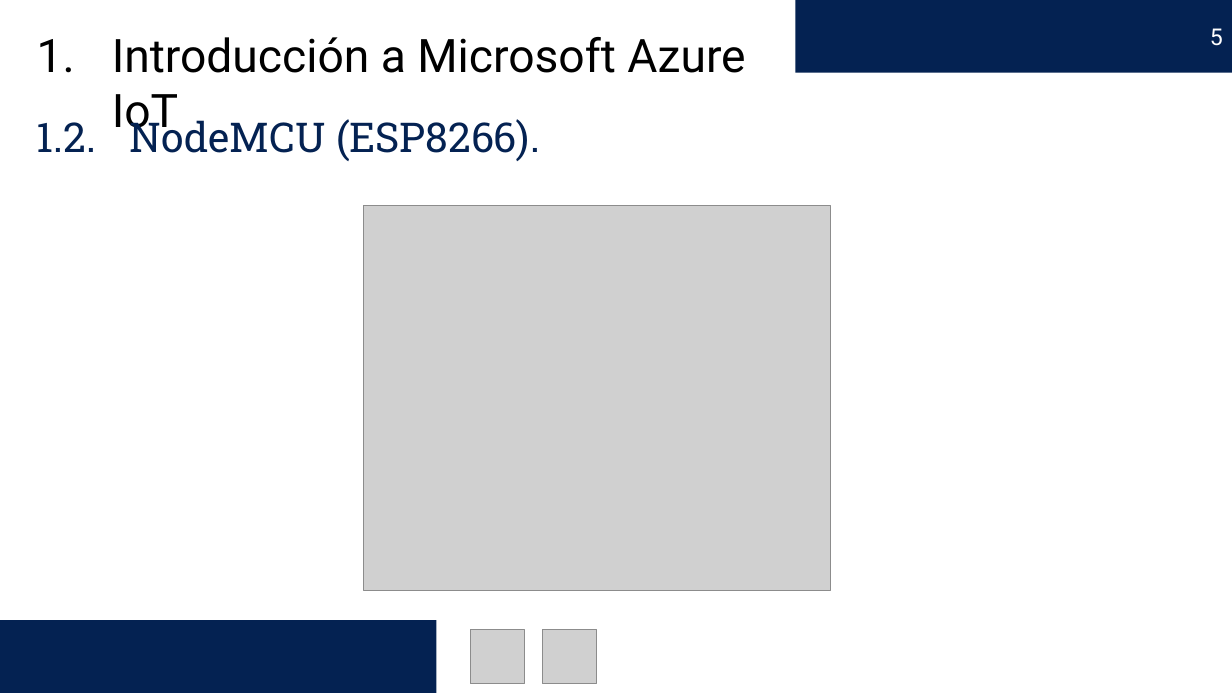
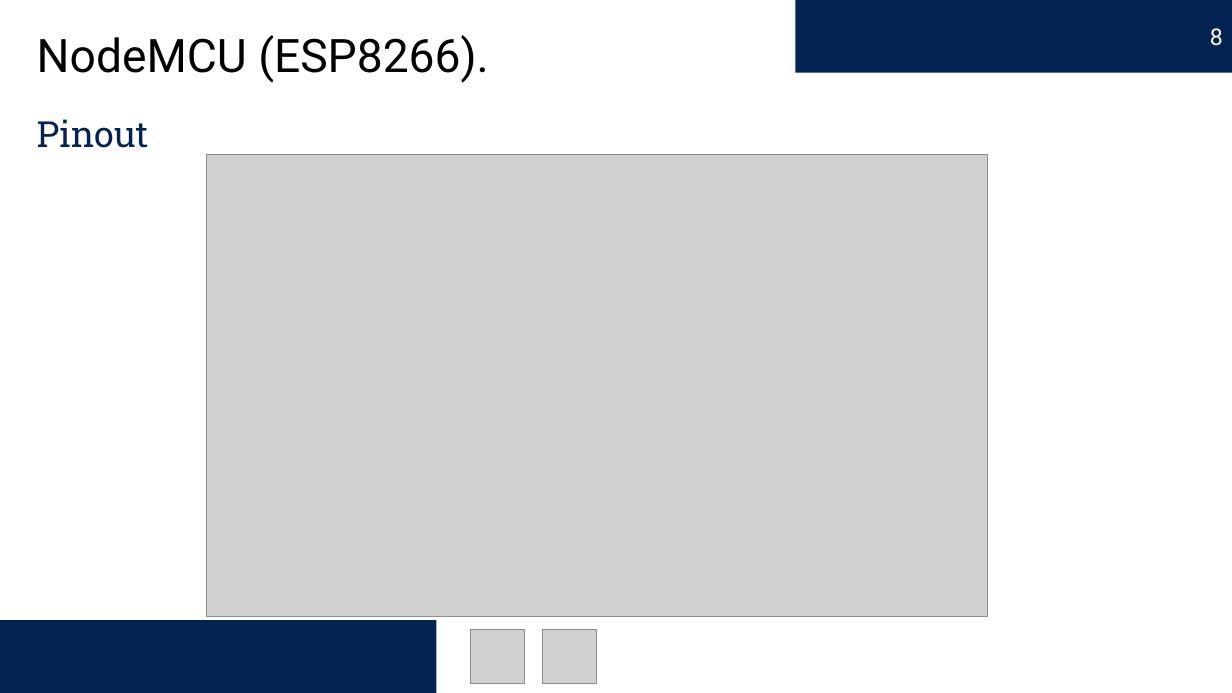
Before and after one commit to edercarmona/AzureIoT, a slide deck: slide 8 of Introducción a Microsoft Azure IoT.pptx (slide 5 before the commit). Drawn at 1232x693 pixels with LibreOffice and Linux fonts; fonts in the diff are those of the drawing; grey boxes stand for pictures. Boxes give left, top, right and bottom in pixels: in the first picture for what was removed or moved away, otherwise in the second. Text is boxed around its words. In the diff, an @@ line names an element or a change of style, - is before the commit and + after.

```diff
--- a/Introducción a Microsoft Azure IoT.pptx
+++ b/Introducción a Microsoft Azure IoT.pptx
@@ page number at [1210,28,1223,46]: text changed @@
-5
+8
@@ text at [37,35,489,83]: text changed @@
-1. Introducción a Microsoft Azure IoT
+NodeMCU (ESP8266).
@@ text at [37,119,149,148]: text changed; size 32 to 28 pt @@
-1.2. NodeMCU (ESP8266).
+Pinout
@@ picture added at [206,154,987,616] @@
@@ picture removed at [363,205,830,591] @@
```
Also in this commit, not shown: 3 other slides changed, 7 slides added, 6 other files.
